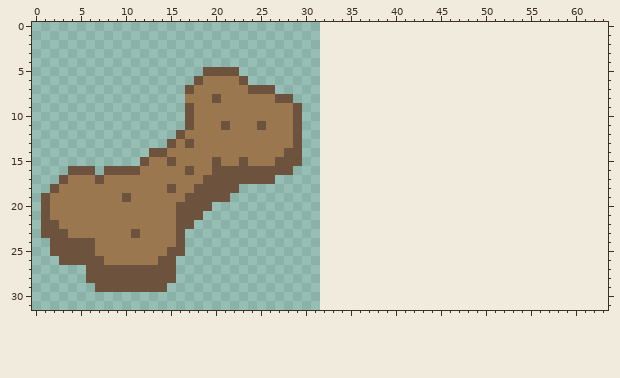
Two states of a pixel-art sprite, assets/spr_croquette.png. Above is the file before it was changed.
The file is 32x32 pixels. The old version is drawn lined up with the new one, on the new canvas.
And afterwards:
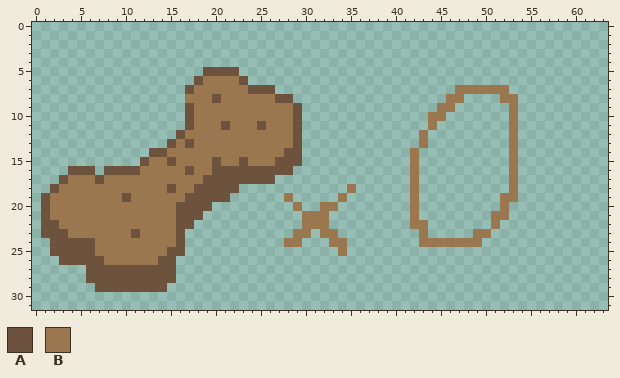
Palette (. is transparent): A #6d523d  B #9b774f
The exact change:
canvas 32x32 -> 64x32
Changed rows in their new state; - is an unchanged pixel.
first column x 28:
 7 -------------------BBBBBB-
 8 ------------------BB----BB
 9 -----------------BB------B
10 ----------------BB-------B
11 ----------------B--------B
12 ---------------B---------B
13 ---------------B---------B
14 --------------B----------B
15 --------------B----------B
16 --------------B----------B
17 --------------B----------B
18 -------B------B----------B
19 B-----B-------B---------BB
20 -B--BB--------B---------B-
21 --BBB---------B--------BB-
22 --BBB---------BB-------B--
23 -BB-BB---------B-----BB---
24 BB---BB--------BBBBBBB----
25 ------B-------------------
